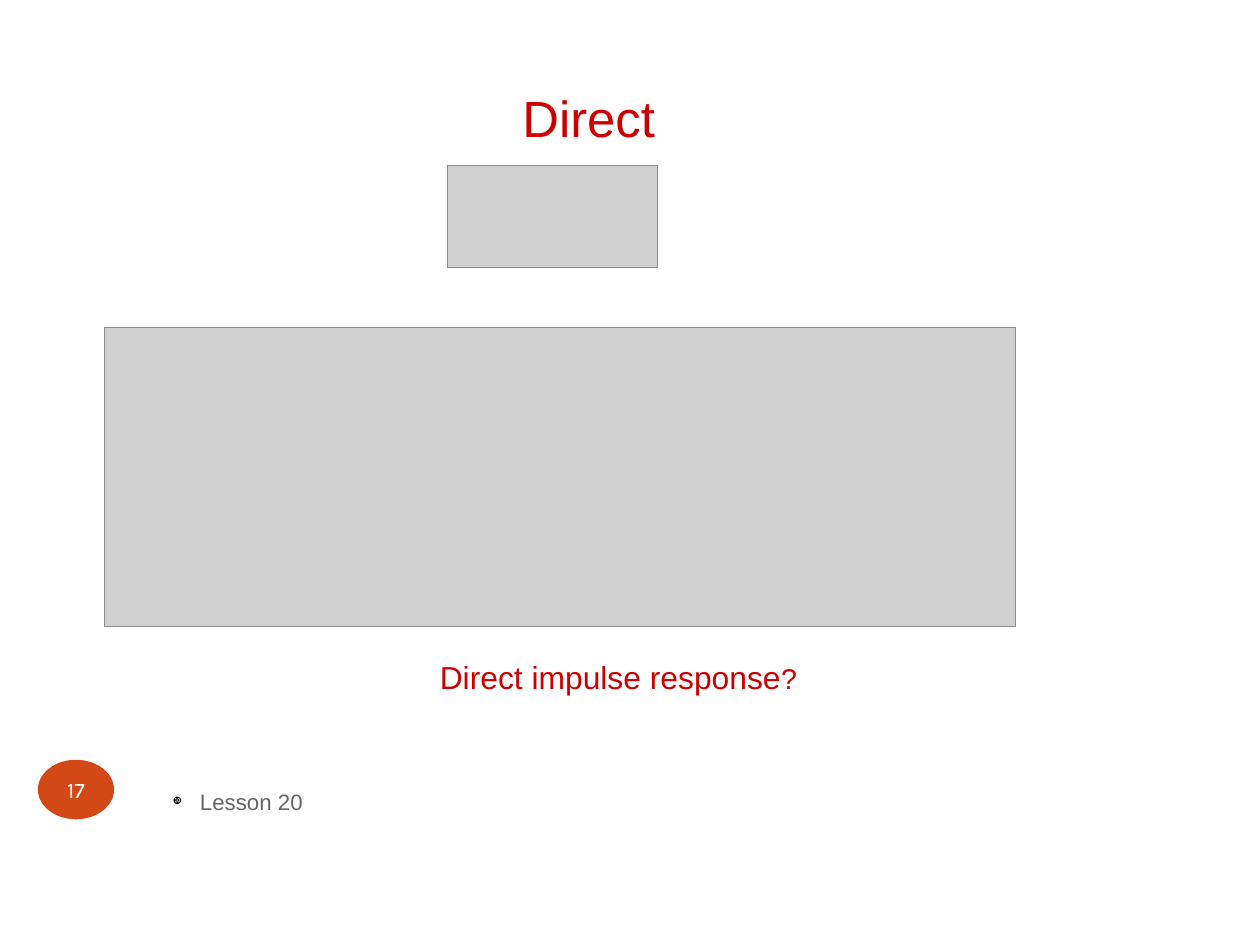
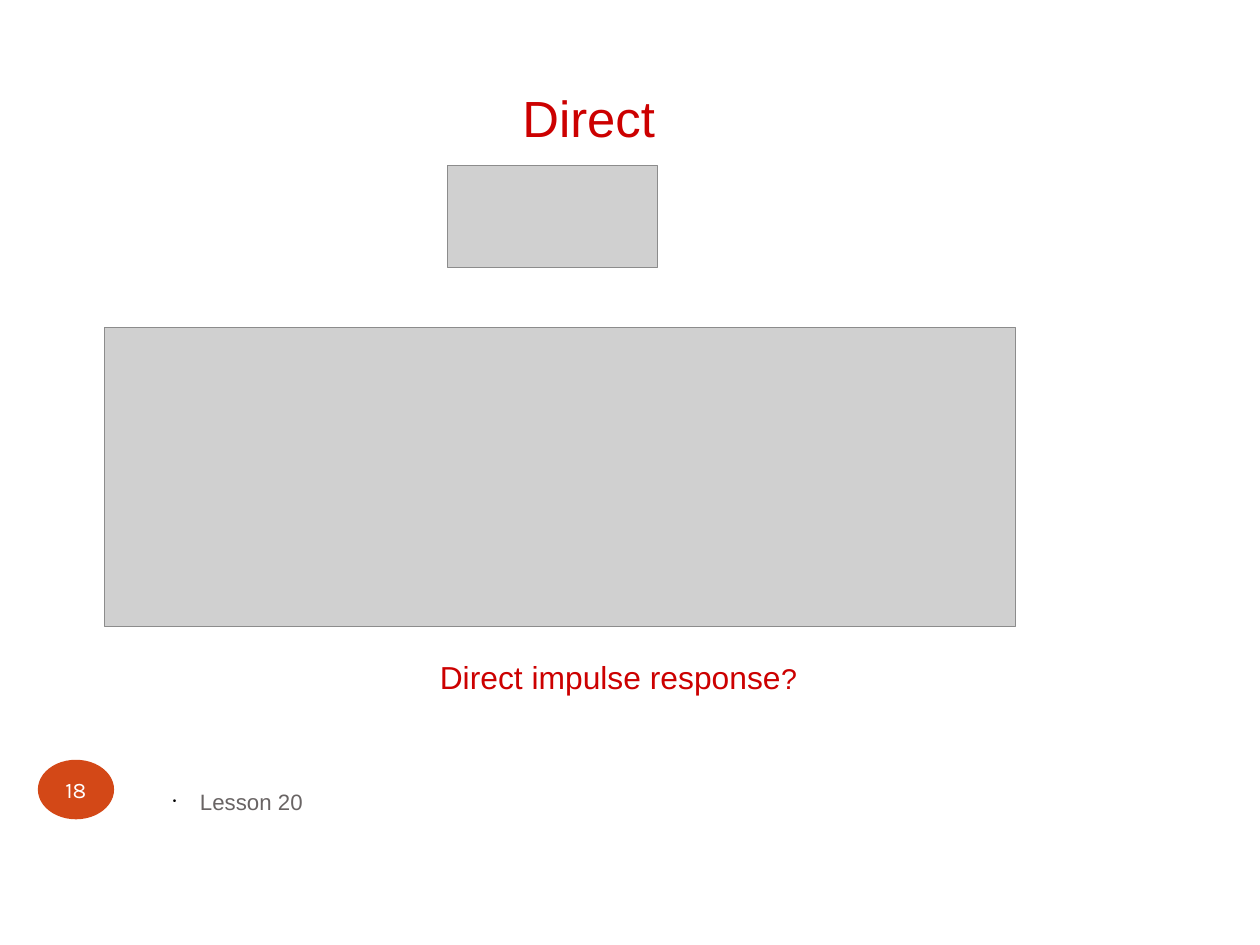
Before and after one commit to makslevental/school_work, a slide deck: slide 18 of summer2015/dsp/exam3/wiring_diagrams.odp (slide 17 before the commit). Drawn at 1260x945 pixels with LibreOffice and Linux fonts; fonts in the diff are those of the drawing; grey boxes stand for pictures. Boxes give left, top, right and bottom in pixels: in the first picture for what was removed or moved away, otherwise in the second. Text is boxed around its words. In the diff, an @@ line names an element or a change of style, - is before the commit and + after.

```diff
--- a/summer2015/dsp/exam3/wiring_diagrams.odp
+++ b/summer2015/dsp/exam3/wiring_diagrams.odp
@@ text "Lesson 20" at (200, 794, 303, 810): bullet ❿ to • @@
@@ page number at (65, 784, 86, 799): text changed @@
-17
+18
```
Also in this commit, not shown: 1 slide added, 8 other files.
